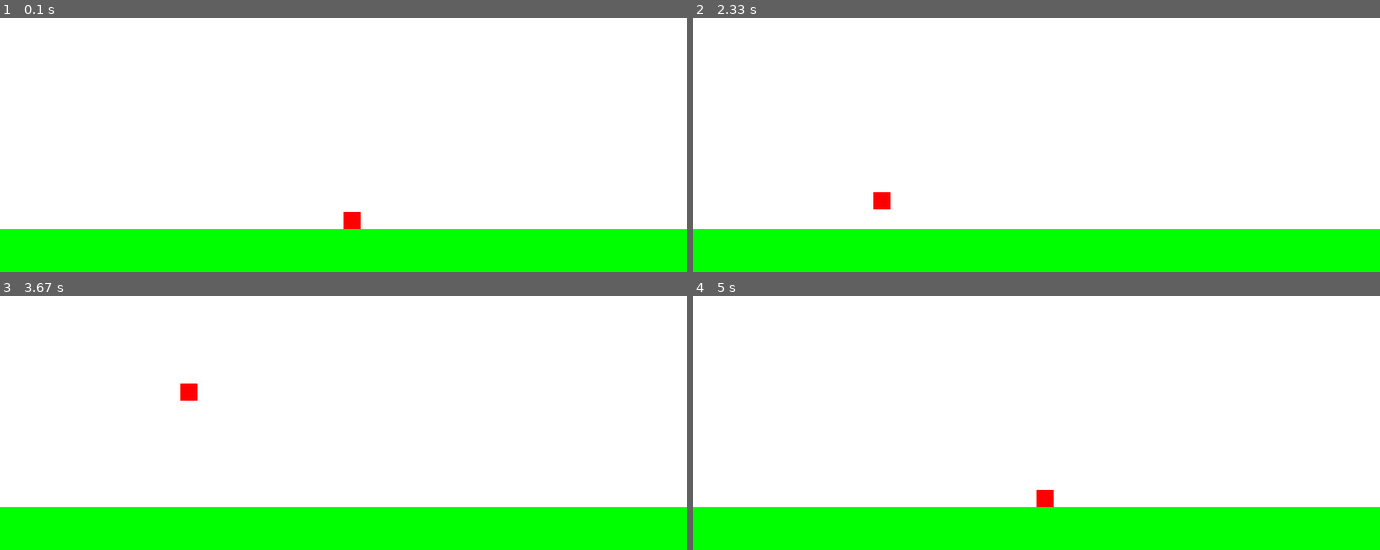
Above: before the commit, frames 1-4 (two rows, left to right).
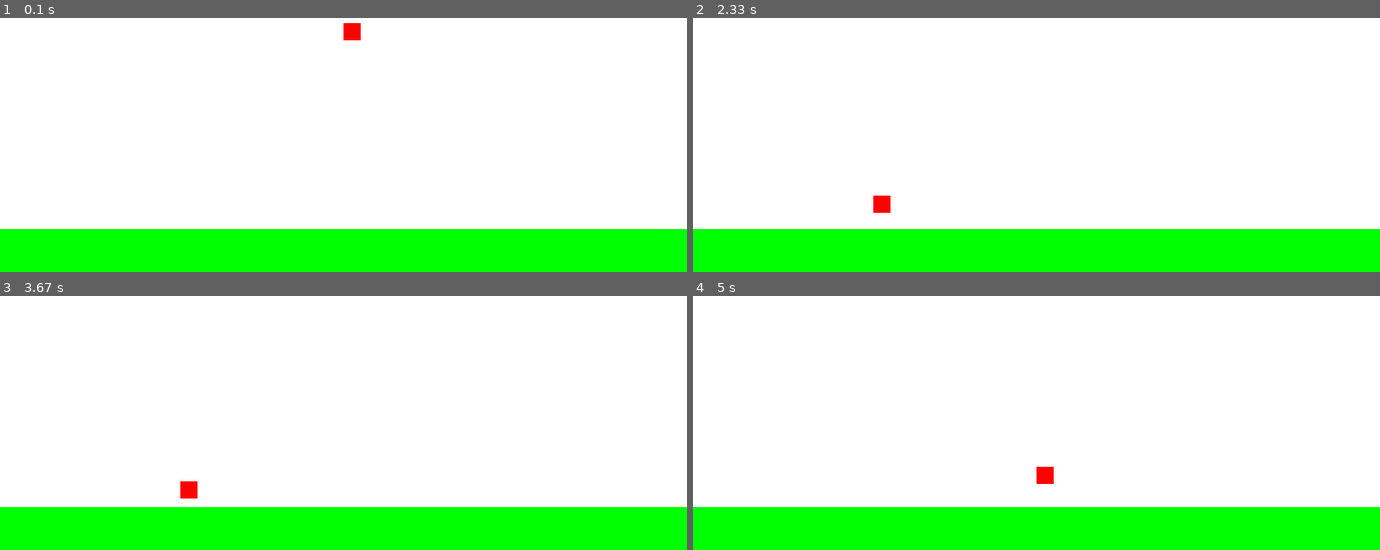
Above: after the commit, the same moments.

Repository: Stevensmichael123/pygame
Game: pygame game, started from main.py
Same seed, same stepped clock (60 frames per second), same inputs: the game is played once before the commit and once after it.
Inputs:
- Up to frame 1 (0.1 s): no input
- Up to frame 2 (2.33 s): tap Space at 0.33, 2.3 s; hold Left 1.67-2.2 s; hold Left from 2.23 s (still down)
- Up to frame 3 (3.67 s): tap Space at 2.6, 2.73, 3.03, 3.4 s; release Left at 2.63 s; hold Right 2.67-3.3 s; hold Left from 3.33 s (still down)
- Up to frame 4 (5 s): tap Space at 3.7, 3.9, 4.2, 4.4, 4.7, 4.9 s; release Left at 3.8 s; hold Right 3.83-4.3 s; hold Right 4.33-4.8 s; hold Left from 4.83 s (still down)

The runs differ from the first frame. In frame 1, 0.3% of the frame differs, in the area x 50-53%, y 2-84%; in frame 2, less than 0.1%; in frame 3, 0.3%; in frame 4, 0.3%.

Commit message:
update scrawl

Diff:
--- a/main.py
+++ b/main.py
@@ -23,44 +23,46 @@
 # Player properties
 player_size = 20
 player_x = SCREEN_WIDTH // 2
-player_y = SCREEN_HEIGHT - player_size
+player_y = SCREEN_HEIGHT // 2
 player_speed = 5
 player_velocity_y = 0
 gravity = 0.5
-jump_power = -12
+jump_power = -10
 is_jumping = False
 
 # Define platforms
 platforms = [
-    pygame.Rect(0, SCREEN_HEIGHT - 50, SCREEN_WIDTH, 50)  # Ground platform
+    pygame.Rect(0, SCREEN_HEIGHT - 50, SCREEN_WIDTH * 3, 50)  # Ground platform
 ]
+
+# Scrolling variables
+camera_x = 0
+camera_y = 0
+
 drawing = False
 start_pos = None
 
 def draw_player(x, y):
-    pygame.draw.rect(screen, RED, (x, y, player_size, player_size))
+    pygame.draw.rect(screen, RED, (x - camera_x, y - camera_y, player_size, player_size))
 
 def draw_platforms():
     for platform in platforms:
-        pygame.draw.rect(screen, GREEN, platform)
+        pygame.draw.rect(screen, GREEN, (platform.x - camera_x, platform.y - camera_y, platform.width, platform.height))
 
 def check_collisions(x, y, velocity_y):
-    # Check collision with platforms
     for platform in platforms:
         if (x + player_size > platform.x and x < platform.x + platform.width and
             y + player_size > platform.y and y < platform.y + platform.height):
-            if velocity_y > 0:
-                # Player is falling and hits the platform
+            if velocity_y > 0:  # Falling down
                 y = platform.y - player_size
                 return y, 0, False
-            elif velocity_y < 0:
-                # Player is jumping up and hits the platform
+            elif velocity_y < 0:  # Jumping up
                 y = platform.y + platform.height
                 return y, 0, is_jumping
     return y, velocity_y, is_jumping
 
 def game_loop():
-    global player_x, player_y, player_velocity_y, is_jumping, platforms, drawing, start_pos
+    global player_x, player_y, player_velocity_y, is_jumping, platforms, drawing, start_pos, camera_x, camera_y
 
     while True:
         for event in pygame.event.get():
@@ -85,7 +87,7 @@
                     height = abs(y2 - y1)
                     x = min(x1, x2)
                     y = min(y1, y2)
-                    platforms.append(pygame.Rect(x, y, width, height))
+                    platforms.append(pygame.Rect(x + camera_x, y + camera_y, width, height))
                     start_pos = None
 
         keys = pygame.key.get_pressed()
@@ -106,11 +108,15 @@
         # Check for collisions with platforms
         player_y, player_velocity_y, is_jumping = check_collisions(player_x, player_y, player_velocity_y)
 
-        # Check for left and right boundaries
-        if player_x < 0:
-            player_x = 0
-        if player_x > SCREEN_WIDTH - player_size:
-            player_x = SCREEN_WIDTH - player_size
+        # Update camera position to follow the player
+        camera_x = player_x - SCREEN_WIDTH // 2
+        camera_y = player_y - SCREEN_HEIGHT // 2
+
+        # Prevent the camera from going out of bounds
+        max_camera_x = max(0, max(p.x + p.width for p in platforms) - SCREEN_WIDTH)
+        max_camera_y = max(0, max(p.y + p.height for p in platforms) - SCREEN_HEIGHT)
+        camera_x = min(max(camera_x, 0), max_camera_x)
+        camera_y = min(max(camera_y, 0), max_camera_y)
 
         # Clear the screen
         screen.fill(WHITE)
@@ -130,7 +136,7 @@
             height = abs(y2 - y1)
             x = min(x1, x2)
             y = min(y1, y2)
-            pygame.draw.rect(screen, BLUE, (x, y, width, height), 2)  # Outline the platform being drawn
+            pygame.draw.rect(screen, BLUE, (x - camera_x, y - camera_y, width, height), 2)  # Outline the platform being drawn
 
         # Update the display
         pygame.display.flip()
